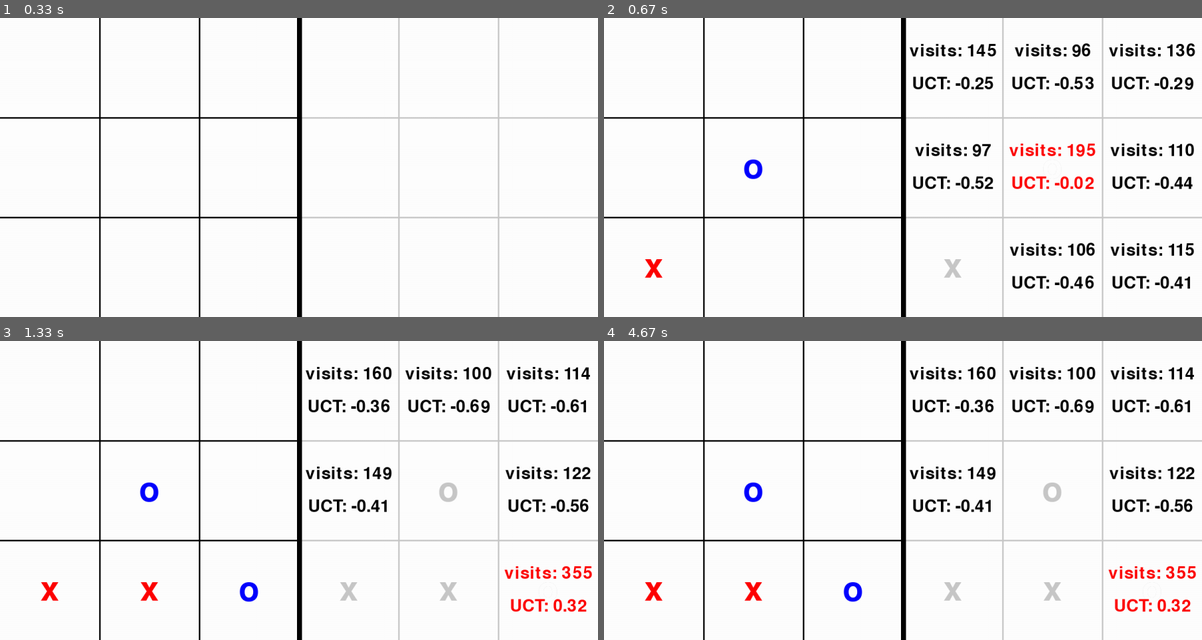
Above: before the commit, frames 1-4 (two rows, left to right).
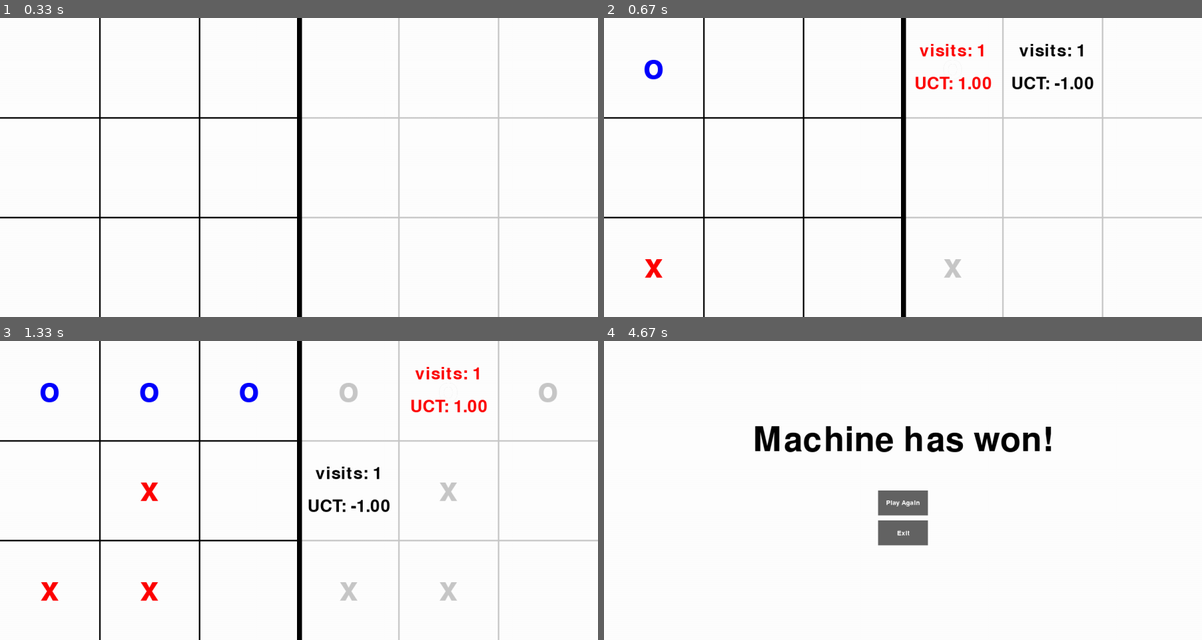
Above: after the commit, the same moments.

Repository: HamadTria/MCTS
Game: pygame game, started from tictactoe pygame.py
Same seed, same stepped clock (60 frames per second), same inputs: the game is played once before the commit and once after it.
Inputs (mouse positions are in pixels of both pictures, inside the frame that each line leads up to):
- Up to frame 1 (0.33 s): no input
- Up to frame 2 (0.67 s): click (903, 167) at 0.38 s
- Up to frame 3 (1.33 s): click (155, 493) at 0.8 s; click (113, 559) at 1.28 s
- Up to frame 4 (4.67 s): no input

Frame 1 is identical in both runs. In frame 2, 4.8% of the frame differs, in the area x 6-99%, y 8-91%; in frame 3, 4.8%; in frame 4, 11%, in the area x 0-100%, y 0-100%.

Commit message:
fixed bug

Diff:
--- a/tictactoe pygame.py
+++ b/tictactoe pygame.py
@@ -4,7 +4,7 @@
 import time
 from mcts import *
 
-MAX_ITER = 1000
+MAX_ITER = 2
 SCREEN_WIDTH = 600
 SCREEN_HEIGHT = 600
 OFFSET = 600
@@ -114,7 +114,7 @@
                         winning_combination = self.get_winning_combination()
                         self.draw_connecting_line(screen, winning_combination)
                         time.sleep(3)
-                        self.end_game_screen(screen, font, button_font, "Human has won!" % self.player_2)
+                        self.end_game_screen(screen, font, button_font, "Human has won!")
                         return
                     elif self.is_draw():
                         self.end_game_screen(screen, font, button_font, "Game is drawn!")
